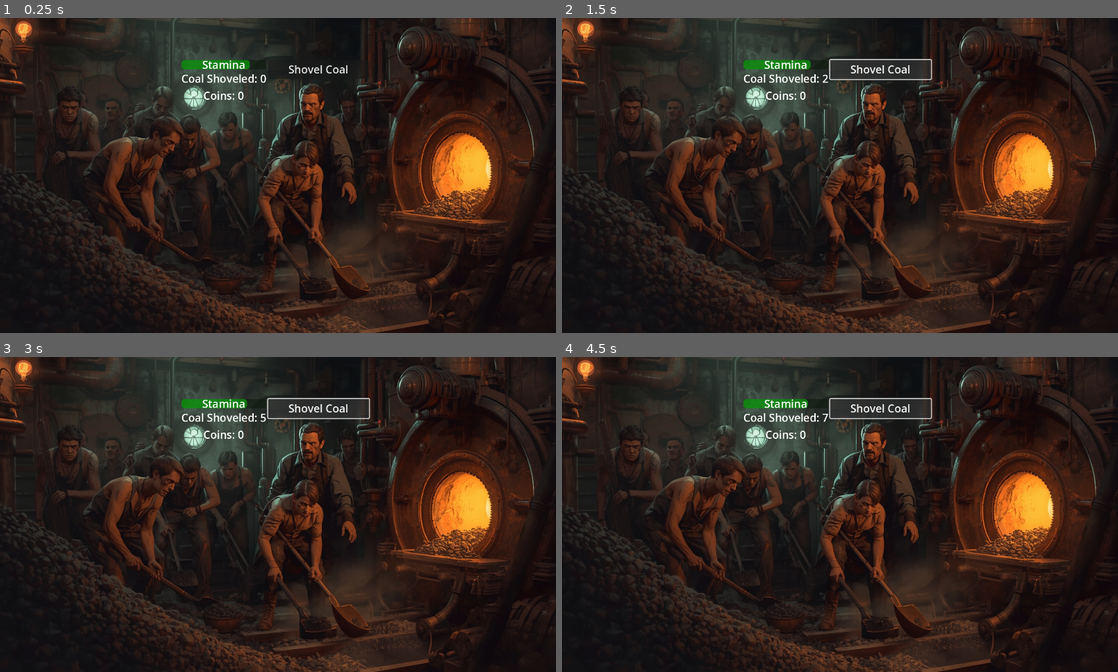
Above: before the commit, frames 1-4 (two rows, left to right).
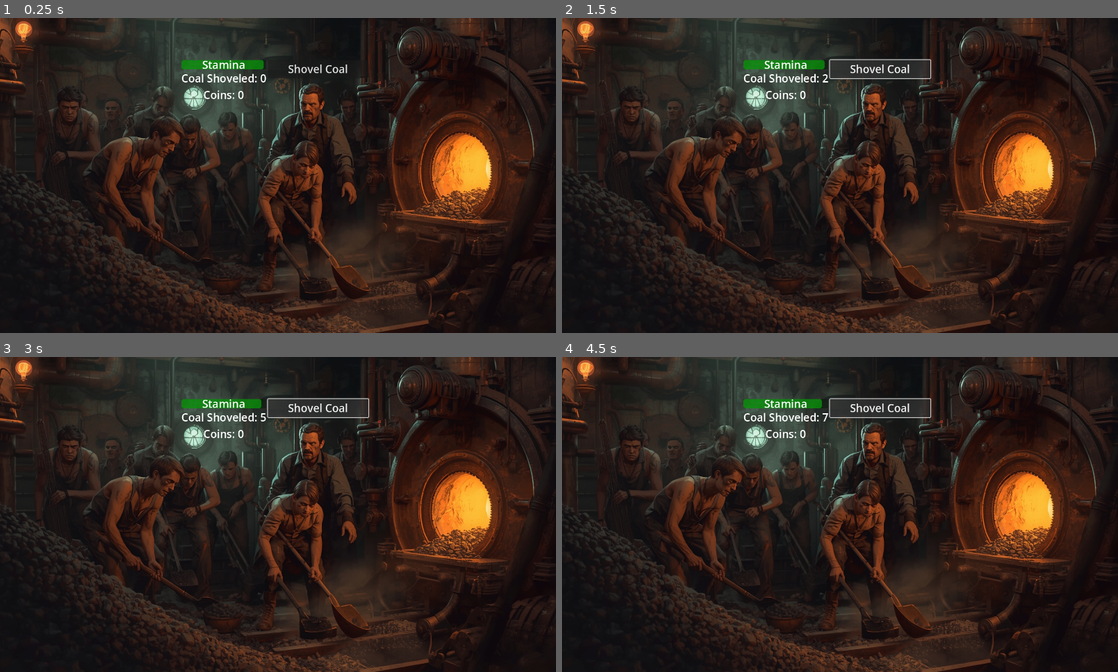
Above: after the commit, the same moments.

Repository: noahval/GoA
Game: Godot game, scene res://level1/furnace.tscn
The game is run twice, just before and just after one commit, with the same random seed, the same clock (stepped at 60 frames per second) and the same inputs.
Inputs:
- Up to frame 1 (0.25 s): no input
- Up to frame 2 (1.5 s): click "Shovel Coal" at 0.5 s; click "Shovel Coal" at 1.25 s
- Up to frame 3 (3 s): click "Shovel Coal" at 2 s; tap Enter at 2.75 s
- Up to frame 4 (4.5 s): tap Space at 3.5 s; tap Enter at 4.25 s

The runs differ from the first frame. In frame 1, 0.4% of the frame differs, in the area x 32-67%, y 13-26%; in frame 2, 0.6%; in frame 3, 0.6%, in the area x 32-67%, y 12-26%; in frame 4, 0.6%.

Commit message:
updated overseer bribery costs

Diff:
--- a/global.gd
+++ b/global.gd
@@ -1,8 +1,86 @@
 extends Node
 
-var strength = 1
-var constitution = 1
-var dexterity = 1
-var wisdom = 1
-var intelligence = 1
-var charisma = 1
+# Stats with setters to detect changes
+var strength = 1:
+	set(value):
+		if is_node_ready() and floor(value) > floor(strength):
+			show_stat_notification("You feel stronger")
+		strength = value
+
+var constitution = 1:
+	set(value):
+		if is_node_ready() and floor(value) > floor(constitution):
+			show_stat_notification("You feel more resilient")
+		constitution = value
+
+var dexterity = 1:
+	set(value):
+		if is_node_ready() and floor(value) > floor(dexterity):
+			show_stat_notification("You feel more precise")
+		dexterity = value
+
+var wisdom = 1:
+	set(value):
+		if is_node_ready() and floor(value) > floor(wisdom):
+			show_stat_notification("You feel more introspective")
+		wisdom = value
+
+var intelligence = 1:
+	set(value):
+		if is_node_ready() and floor(value) > floor(intelligence):
+			show_stat_notification("You feel smarter")
+		intelligence = value
+
+var charisma = 1:
+	set(value):
+		if is_node_ready() and floor(value) > floor(charisma):
+			show_stat_notification("You feel you understand people more")
+		charisma = value
+
+# Notification UI
+var notification_label: Label = null
+var notification_timer: Timer = null
+
+func _ready():
+	# Create notification label
+	notification_label = Label.new()
+	notification_label.horizontal_alignment = HORIZONTAL_ALIGNMENT_CENTER
+	notification_label.vertical_alignment = VERTICAL_ALIGNMENT_BOTTOM
+	notification_label.add_theme_font_size_override("font_size", 24)
+	notification_label.modulate = Color(1, 1, 0.7, 0)  # Yellowish, initially invisible
+	notification_label.z_index = 100  # Make sure it's on top
+
+	# Position at bottom of screen
+	notification_label.anchor_left = 0
+	notification_label.anchor_right = 1
+	notification_label.anchor_top = 1
+	notification_label.anchor_bottom = 1
+	notification_label.offset_top = -80
+	notification_label.offset_bottom = -40
+
+	# Create timer for hiding notification
+	notification_timer = Timer.new()
+	notification_timer.one_shot = true
+	notification_timer.timeout.connect(_on_notification_timeout)
+	add_child(notification_timer)
+
+	# Add label to the current scene tree
+	add_child(notification_label)
+
+func show_stat_notification(message: String):
+	if notification_label == null:
+		return
+
+	notification_label.text = message
+	notification_label.modulate.a = 1.0  # Make visible
+
+	# Restart timer
+	if notification_timer.is_stopped():
+		notification_timer.start(3.0)
+	else:
+		notification_timer.stop()
+		notification_timer.start(3.0)
+
+func _on_notification_timeout():
+	if notification_label:
+		notification_label.modulate.a = 0.0  # Make invisible
--- a/level1/dream.gd
+++ b/level1/dream.gd
@@ -37,7 +37,7 @@
 	stamina_bar.value = stamina_percent
 
 func _on_willpower_button_pressed():
-	Global.constitution += 0.02
+	Global.constitution += 0.01
 
 func _on_back_button_pressed():
 	# Increase stamina by 3
--- a/level1/level_1_vars.gd
+++ b/level1/level_1_vars.gd
@@ -7,11 +7,13 @@
 var overseer_lvl = 0
 var barkeep_bribed = false
 var break_time_remaining = 0.0
-var starting_break_time = 18.0
+var starting_break_time = 20
 var coin_cost = 25.0
 var components = 0
 var mechanisms = 0
-var pipes = 100
-var stamina = 100.0
-var max_stamina = 125.0
+var pipes = 30
+var stamina = 125.0
+var max_stamina:
+	get:
+		return 125.0 + (4 * Global.constitution)
 var pipe_puzzle_grid = []  # Saved grid state for the pipe puzzle
--- /dev/null
+++ b/level1/overseers_office.gd
@@ -0,0 +1,44 @@
+extends Control
+
+var break_time = 30.0
+var max_break_time = 30.0
+
+func _ready():
+	if Level1Vars.break_time_remaining > 0:
+		break_time = Level1Vars.break_time_remaining
+	else:
+		break_time = Level1Vars.starting_break_time + Level1Vars.overseer_lvl
+	max_break_time = break_time
+	update_labels()
+	apply_mobile_scaling()
+
+func apply_mobile_scaling():
+	var viewport_size = get_viewport().get_visible_rect().size
+	# Check if in portrait mode (taller than wide)
+	if viewport_size.y > viewport_size.x:
+		# Scale up buttons for mobile
+		var buttons = $HBoxContainer/RightVBox.get_children()
+		for button in buttons:
+			if button is Button:
+				button.custom_minimum_size = Vector2(0, 60)
+				if button.get("theme_override_font_sizes/font_size") == null:
+					button.add_theme_font_size_override("font_size", 24)
+
+func _process(delta):
+	break_time -= delta
+	Level1Vars.break_time_remaining = break_time
+	if break_time <= 0:
+		Level1Vars.break_time_remaining = 0.0
+		get_tree().change_scene_to_file("res://level1/furnace.tscn")
+	else:
+		$HBoxContainer/LeftVBox/BreakTimerPanel/BreakTimer.text = "Break Timer"
+		# Update progress bar
+		var progress_percent = (break_time / max_break_time) * 100.0
+		$HBoxContainer/LeftVBox/BreakTimerPanel/BreakTimerBar.value = progress_percent
+	update_labels()
+
+func update_labels():
+	$HBoxContainer/LeftVBox/CoinsPanel/CoinsLabel.text = "Coins: " + str(int(Level1Vars.coins))
+
+func _on_back_button_pressed():
+	get_tree().change_scene_to_file("res://level1/shop.tscn")
--- /dev/null
+++ b/level1/overseers_office.tscn
@@ -0,0 +1,106 @@
+[gd_scene load_steps=4 format=3 uid="uid://b4q8x7nan2pls"]
+
+[ext_resource type="Script" path="res://level1/overseers_office.gd" id="1"]
+[ext_resource type="Texture2D" path="res://level1/overseers_office.jpg" id="2"]
+[ext_resource type="Theme" path="res://default_theme.tres" id="3"]
+
+[node name="OverseersOffice" type="Control"]
+layout_mode = 3
+anchors_preset = 15
+anchor_right = 1.0
+anchor_bottom = 1.0
+grow_horizontal = 2
+grow_vertical = 2
+script = ExtResource("1")
+
+[node name="Background" type="TextureRect" parent="."]
+layout_mode = 1
+anchors_preset = 15
+anchor_right = 1.0
+anchor_bottom = 1.0
+grow_horizontal = 2
+grow_vertical = 2
+texture = ExtResource("2")
+expand_mode = 1
+stretch_mode = 6
+
+[node name="HBoxContainer" type="HBoxContainer" parent="."]
+layout_mode = 1
+anchors_preset = 8
+anchor_left = 0.5
+anchor_top = 0.5
+anchor_right = 0.5
+anchor_bottom = 0.5
+offset_left = -250.0
+offset_top = -300.0
+offset_right = 250.0
+offset_bottom = 300.0
+grow_horizontal = 2
+grow_vertical = 2
+
+[node name="LeftVBox" type="VBoxContainer" parent="HBoxContainer"]
+custom_minimum_size = Vector2(220, 0)
+layout_mode = 2
+
+[node name="TitleLabel" type="Label" parent="HBoxContainer/LeftVBox"]
+layout_mode = 2
+theme = ExtResource("3")
+text = "Overseer's Office"
+horizontal_alignment = 1
+vertical_alignment = 1
+
+[node name="BreakTimerPanel" type="Panel" parent="HBoxContainer/LeftVBox"]
+self_modulate = Color(1, 1, 1, 0.7)
+custom_minimum_size = Vector2(0, 24)
+layout_mode = 2
+
+[node name="BreakTimerBar" type="ProgressBar" parent="HBoxContainer/LeftVBox/BreakTimerPanel"]
+self_modulate = Color(0, 1, 0, 1)
+layout_mode = 1
+anchors_preset = 15
+anchor_right = 1.0
+anchor_bottom = 1.0
+grow_horizontal = 2
+grow_vertical = 2
+value = 100.0
+show_percentage = false
+
+[node name="BreakTimer" type="Label" parent="HBoxContainer/LeftVBox/BreakTimerPanel"]
+layout_mode = 1
+anchors_preset = 15
+anchor_right = 1.0
+anchor_bottom = 1.0
+grow_horizontal = 2
+grow_vertical = 2
+theme = ExtResource("3")
+text = "Break Timer"
+horizontal_alignment = 1
+vertical_alignment = 1
+
+[node name="CoinsPanel" type="Panel" parent="HBoxContainer/LeftVBox"]
+self_modulate = Color(1, 1, 1, 0.7)
+custom_minimum_size = Vector2(0, 24)
+layout_mode = 2
+
+[node name="CoinsLabel" type="Label" parent="HBoxContainer/LeftVBox/CoinsPanel"]
+layout_mode = 1
+anchors_preset = 15
+anchor_right = 1.0
+anchor_bottom = 1.0
+grow_horizontal = 2
+grow_vertical = 2
+theme = ExtResource("3")
+text = "Coins: 0"
+horizontal_alignment = 1
+vertical_alignment = 1
+
+[node name="RightVBox" type="VBoxContainer" parent="HBoxContainer"]
+custom_minimum_size = Vector2(260, 0)
+layout_mode = 2
+
+[node name="BackButton" type="Button" parent="HBoxContainer/RightVBox"]
+layout_mode = 2
+theme = ExtResource("3")
+text = "Back to Shop"
+
+[connection signal="pressed" from="HBoxContainer/RightVBox/BackButton" to="." method="_on_back_button_pressed"]
--- a/level1/shop.gd
+++ b/level1/shop.gd
@@ -59,11 +59,14 @@
 		update_labels()
 
 func _on_bribe_overseer_pressed():
-	var cost = max(5, int(5 * pow(1.4, Level1Vars.overseer_lvl)))
+	var cost = max(3, int(3 * pow(1.3, Level1Vars.overseer_lvl)))
 	if Level1Vars.coins >= cost:
 		Level1Vars.coins -= cost
-		Level1Vars.overseer_lvl += 1
+		Level1Vars.overseer_lvl += 2
 		update_labels()
+
+func _on_overseers_office_button_pressed():
+	get_tree().change_scene_to_file("res://level1/overseers_office.tscn")
 
 func _on_bribe_barkeep_pressed():
 	if Level1Vars.coins >= 10 and not Level1Vars.barkeep_bribed:
@@ -87,7 +90,7 @@
 	$HBoxContainer/RightVBox/ShovelButton.text = "Better Shovel: " + str(max(1, int(1 * pow(1.5, Level1Vars.shovel_lvl))))
 	$HBoxContainer/RightVBox/PlowButton.text = "Coal Plow: " + str(max(Level1Vars.plow_lvl + 5, int(5 * pow(1.5, Level1Vars.plow_lvl))))
 	$HBoxContainer/RightVBox/FurnaceUpgrade.text = "Auto Shovel: " + str(max(Level1Vars.auto_shovel_lvl + 10, int(10 * pow(1.15, Level1Vars.auto_shovel_lvl))))
-	$HBoxContainer/RightVBox/BribeOverseerButton.text = "Bribe Overseer: " + str(max(5, int(5 * pow(1.4, Level1Vars.overseer_lvl))))
+	$HBoxContainer/RightVBox/BribeOverseerButton.text = "Bribe Overseer: " + str(max(3, int(3 * pow(1.3, Level1Vars.overseer_lvl))))
 	$HBoxContainer/RightVBox/BribeBarkeepButton.text = "Bribe Barkeep: 10"
 
 	# Show/hide barkeep and secret passage buttons
@@ -98,6 +101,14 @@
 		$HBoxContainer/RightVBox/BribeBarkeepButton.visible = true
 		$HBoxContainer/RightVBox/SecretPassageButton.visible = false
 
+	# Show/hide overseer buttons based on level
+	if Level1Vars.overseer_lvl >= 12:
+		$HBoxContainer/RightVBox/BribeOverseerButton.visible = false
+		$HBoxContainer/RightVBox/OverseersOfficeButton.visible = true
+	else:
+		$HBoxContainer/RightVBox/BribeOverseerButton.visible = true
+		$HBoxContainer/RightVBox/OverseersOfficeButton.visible = false
+
 func _on_nap_button_pressed():
 	get_tree().change_scene_to_file("res://level1/dream.tscn")
 
--- a/level1/shop.tscn
+++ b/level1/shop.tscn
@@ -122,6 +122,12 @@
 theme = ExtResource("3")
 text = "Enter Secret Passage"
 
+[node name="OverseersOfficeButton" type="Button" parent="HBoxContainer/RightVBox"]
+visible = false
+layout_mode = 2
+theme = ExtResource("3")
+text = "Enter Overseer's Office"
+
 [node name="DeveloperFreeCoinsButton" type="Button" parent="HBoxContainer/RightVBox"]
 layout_mode = 2
 theme = ExtResource("3")
@@ -143,6 +149,7 @@
 [connection signal="pressed" from="HBoxContainer/RightVBox/BribeOverseerButton" to="." method="_on_bribe_overseer_pressed"]
 [connection signal="pressed" from="HBoxContainer/RightVBox/BribeBarkeepButton" to="." method="_on_bribe_barkeep_pressed"]
 [connection signal="pressed" from="HBoxContainer/RightVBox/SecretPassageButton" to="." method="_on_secret_passage_pressed"]
+[connection signal="pressed" from="HBoxContainer/RightVBox/OverseersOfficeButton" to="." method="_on_overseers_office_button_pressed"]
 [connection signal="pressed" from="HBoxContainer/RightVBox/DeveloperFreeCoinsButton" to="." method="_on_developer_free_coins_button_pressed"]
 [connection signal="pressed" from="HBoxContainer/RightVBox/NapButton" to="." method="_on_nap_button_pressed"]
 [connection signal="pressed" from="HBoxContainer/RightVBox/FurnaceButton" to="." method="_on_furnace_button_pressed"]
--- a/project.godot
+++ b/project.godot
@@ -28,7 +28,6 @@
 [gui]
 
 theme/custom="res://default_theme.tres"
-theme/default_theme_scale=1.3
 
 [rendering]
 
Not shown, changed: .claude/settings.local.json
Not shown, added: level1/overseers_office.gd.uid
Binary file added: level1/overseers_office.jpg
Not shown, added: level1/overseers_office.jpg.import
